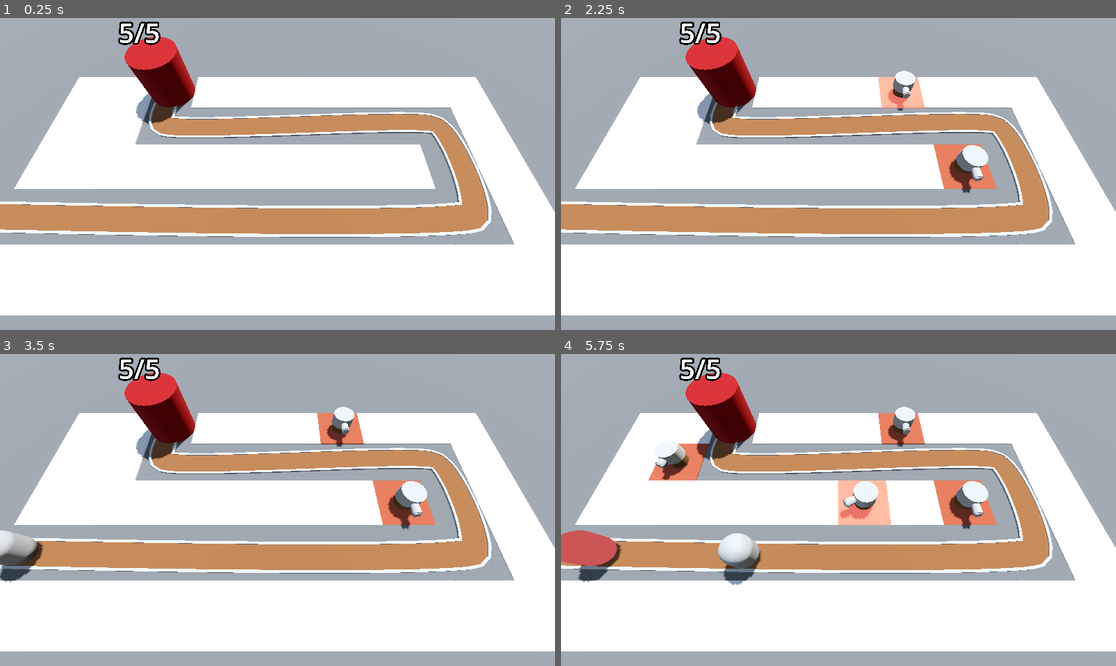
Above: before the commit, frames 1-4 (two rows, left to right).
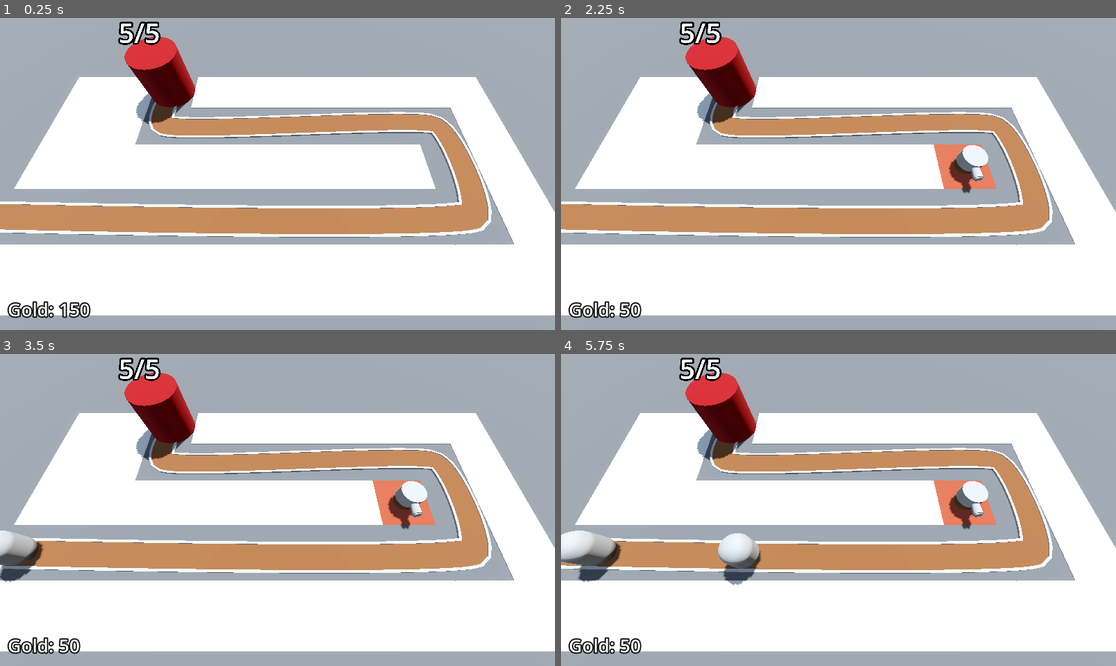
Above: after the commit, the same moments.

Repository: ellebell43/barbarian-blaster
Game: Godot game, scene res://scenes/base-level.tscn
Two runs of this game, one before a commit and one after it. Both use one fixed random seed, a clock stepped at 60 frames per second and the inputs below.
Inputs (mouse positions are in pixels of both pictures, inside the frame that each line leads up to):
- Up to frame 1 (0.25 s): no input
- Up to frame 2 (2.25 s): tap Enter at 0.5, 2 s; move the mouse to (960, 158) at 0.52 s; click (960, 158) at 0.6 s; tap Space at 1.25 s; move the mouse to (727, 189) at 1.27 s; click (727, 189) at 1.35 s; move the mouse to (894, 105) at 2.02 s; click (894, 105) at 2.1 s
- Up to frame 3 (3.5 s): tap Space at 2.75 s; move the mouse to (249, 572) at 2.77 s; click (249, 572) at 2.85 s
- Up to frame 4 (5.75 s): move the mouse to (1005, 556) at 3.52 s; click (1005, 556) at 3.6 s; move the mouse to (672, 463) at 4.27 s; click (672, 463) at 4.35 s; move the mouse to (866, 510) at 5.02 s; click (866, 510) at 5.1 s

The runs differ from the first frame. In frame 1, 0.4% of the frame differs, in the area x 1-17%, y 90-97%; in frame 2, 1.1%; in frame 3, 1.1%; in frame 4, 3.9%, in the area x 0-66%, y 16-97%.

Commit message:
money
- new ui component that tells the user how much currency they have
- turrets can only be placed if the player has enough currency
- defeating an enemy earns the player some currency

Diff:
--- a/project.godot
+++ b/project.godot
@@ -20,6 +20,7 @@
 base=""
 enemy_area=""
 enemy=""
+ui=""
 
 [input]
 
--- a/scenes/base-level.tscn
+++ b/scenes/base-level.tscn
@@ -7,6 +7,7 @@
 [ext_resource type="PackedScene" uid="uid://dccf4dj1wd02" path="res://scenes/base/base.tscn" id="3_l6ph3"]
 [ext_resource type="Script" uid="uid://c3h5krevxlapi" path="res://scenes/turret-manager.gd" id="5_cxbiy"]
 [ext_resource type="PackedScene" uid="uid://c0g0kpx1wemmw" path="res://scenes/turret/turret.tscn" id="6_gn7e1"]
+[ext_resource type="Script" uid="uid://c7tilix1ewajr" path="res://scenes/ui.gd" id="8_wvxc7"]
 
 [sub_resource type="ProceduralSkyMaterial" id="ProceduralSkyMaterial_spd7x"]
 sky_horizon_color = Color(0.66224277, 0.6717428, 0.6867428, 1)
@@ -39,6 +40,11 @@
 
 [sub_resource type="StandardMaterial3D" id="StandardMaterial3D_gwe6x"]
 albedo_color = Color(0.6117647, 0.6117647, 0.6117647, 1)
+
+[sub_resource type="LabelSettings" id="LabelSettings_gn7e1"]
+font_size = 38
+outline_size = 10
+outline_color = Color(0, 0, 0, 1)
 
 [node name="BaseLevel" type="Node3D"]
 
@@ -129,4 +135,23 @@
 turret_scene = ExtResource("6_gn7e1")
 enemy_path = NodePath("../EnemyPath")
 
+[node name="UI" type="MarginContainer" parent="." groups=["ui"]]
+anchors_preset = 15
+anchor_right = 1.0
+anchor_bottom = 1.0
+grow_horizontal = 2
+grow_vertical = 2
+theme_override_constants/margin_left = 16
+theme_override_constants/margin_top = 16
+theme_override_constants/margin_right = 16
+theme_override_constants/margin_bottom = 16
+script = ExtResource("8_wvxc7")
+
+[node name="Currency" type="Label" parent="UI"]
+layout_mode = 2
+size_flags_horizontal = 0
+size_flags_vertical = 8
+text = "Gold: 10"
+label_settings = SubResource("LabelSettings_gn7e1")
+
 [connection signal="timeout" from="EnemyPath/SpawnTimer" to="EnemyPath" method="spawn_enemy"]
--- a/scenes/enemy/enemy.gd
+++ b/scenes/enemy/enemy.gd
@@ -5,9 +5,11 @@
 @export var damage: int = 1
 @export var delay: float = 0
 @export var max_health = 50
+@export var currency_reward = 15
 
 @onready var base: PlayerBase = get_tree().get_first_node_in_group("base")
 @onready var animation_player = $AnimationPlayer
+@onready var ui: UI = get_tree().get_first_node_in_group("ui")
 
 var current_health: int:
 	set(new_health):
@@ -15,6 +17,7 @@
 			animation_player.play("take_damage")
 		current_health = new_health
 		if current_health < 1:
+			ui.current_currency += currency_reward
 			queue_free()
 
 # Called when the node enters the scene tree for the first time.
--- a/scenes/primary-camera/primary-camera.gd
+++ b/scenes/primary-camera/primary-camera.gd
@@ -2,8 +2,10 @@
 
 @export var map: GridMap
 @export var turret_manager: TurretManager
+@export var turret_cost := 100
 
 @onready var mouse_ray = $MouseRay
+@onready var ui: UI = get_tree().get_first_node_in_group("ui")
 
 enum cell_type {VOID = -1, FREE = 0, FREE_FOCUSED = 1, OCCUPIED = 2, OCCUPIED_FOCUSED = 3}
 
@@ -19,20 +21,22 @@
 
 	# If the ray is colliding with a grid map, figure out what cell is being hovered over.
 	if mouse_ray.is_colliding():
-		var collider = mouse_ray.get_collider()
-		if collider is GridMap:
-			var collision_point = mouse_ray.get_collision_point()
-			cell = map.local_to_map(collision_point)
-			var current_cell_type = map.get_cell_item(cell)
+		if ui.current_currency >= turret_cost:
+			var collider = mouse_ray.get_collider()
+			if collider is GridMap:
+				var collision_point = mouse_ray.get_collision_point()
+				cell = map.local_to_map(collision_point)
+				var current_cell_type = map.get_cell_item(cell)
 
-			if not cell == focus_cell:
-				highlight_cell(cell)
-				stop_highlight_cell(focus_cell)
-				focus_cell = cell
+				if not cell == focus_cell:
+					highlight_cell(cell)
+					stop_highlight_cell(focus_cell)
+					focus_cell = cell
 
-			if Input.is_action_just_pressed("click") and not current_cell_type == cell_type.VOID:
-					map.set_cell_item(cell, cell_type.OCCUPIED_FOCUSED)
-					turret_manager.create_turret(map.map_to_local(cell))
+				if Input.is_action_just_pressed("click") and not current_cell_type == cell_type.VOID:
+						map.set_cell_item(cell, cell_type.OCCUPIED)
+						turret_manager.create_turret(map.map_to_local(cell))
+						ui.current_currency -= turret_cost
 	else:
 		stop_highlight_cell(focus_cell)
 		stop_highlight_cell(cell)
@@ -41,11 +45,11 @@
 func highlight_cell(passed_cell: Vector3i) -> void:
 	if map.get_cell_item(passed_cell) == cell_type.FREE:
 		map.set_cell_item(passed_cell, cell_type.FREE_FOCUSED)
-	if map.get_cell_item(passed_cell) == cell_type.OCCUPIED:
-		map.set_cell_item(passed_cell, cell_type.OCCUPIED_FOCUSED)
+	#if map.get_cell_item(passed_cell) == cell_type.OCCUPIED:
+		#map.set_cell_item(passed_cell, cell_type.OCCUPIED_FOCUSED)
 
 func stop_highlight_cell(passed_cell: Vector3i) -> void:
 	if map.get_cell_item(passed_cell) == cell_type.FREE_FOCUSED:
 		map.set_cell_item(passed_cell, cell_type.FREE)
-	if map.get_cell_item(passed_cell) == cell_type.OCCUPIED_FOCUSED:
-		map.set_cell_item(passed_cell, cell_type.OCCUPIED)
+	#if map.get_cell_item(passed_cell) == cell_type.OCCUPIED_FOCUSED:
+		#map.set_cell_item(passed_cell, cell_type.OCCUPIED)
--- /dev/null
+++ b/scenes/ui.gd
@@ -0,0 +1,15 @@
+class_name UI
+
+extends MarginContainer
+
+@export var starting_currency := 150
+
+@onready var currency_label := $Currency
+
+var current_currency: int:
+	set(currency_in):
+		current_currency = max(currency_in, 0)
+		currency_label.text = "Gold: " + str(current_currency)
+
+func _ready():
+	current_currency = starting_currency
Not shown: 1 places in scenes/base-level.tscn that only renumber resources
Not shown, added: scenes/ui.gd.uid
